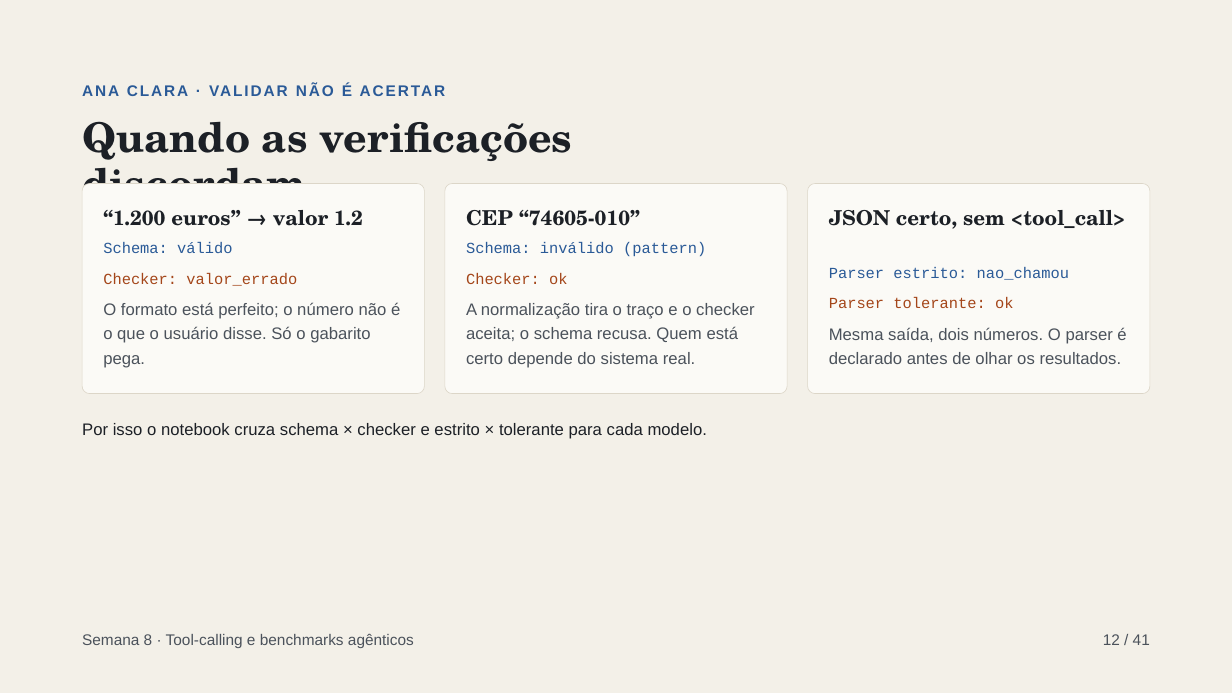
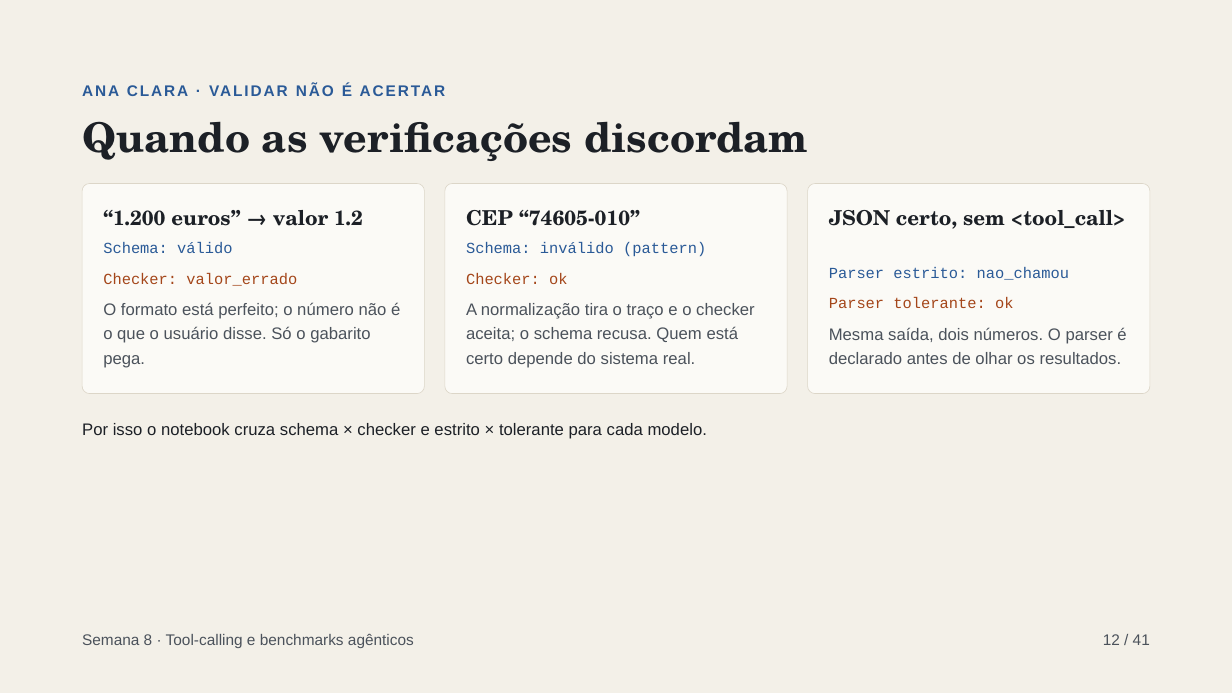
Before and after one commit to ceia-pdc-slms/fase-1-nivelamento, a slide deck: slide 12 of apresentacoes/semana-08-tool-calling-e-benchmarks-agenticos/Semana 8 · Tool-calling e benchmarks agênticos.pptx.pptx. Drawn at 1232x693 pixels with LibreOffice and Linux fonts; fonts in the diff are those of the drawing. Boxes give left, top, right and bottom in pixels: in the first picture for what was removed or moved away, otherwise in the second. Text is boxed around its words. In the diff, an @@ line names an element or a change of style, - is before the commit and + after.

Commit message:
add slides

```diff
--- a/apresentacoes/semana-08-tool-calling-e-benchmarks-agenticos/Semana 8 · Tool-calling e benchmarks agênticos.pptx.pptx
+++ b/apresentacoes/semana-08-tool-calling-e-benchmarks-agenticos/Semana 8 · Tool-calling e benchmarks agênticos.pptx.pptx
@@ text "Quando as verificações discordam" rewrapped from bbox=[82, 121, 572, 211] to bbox=[82, 121, 808, 161] @@
```
